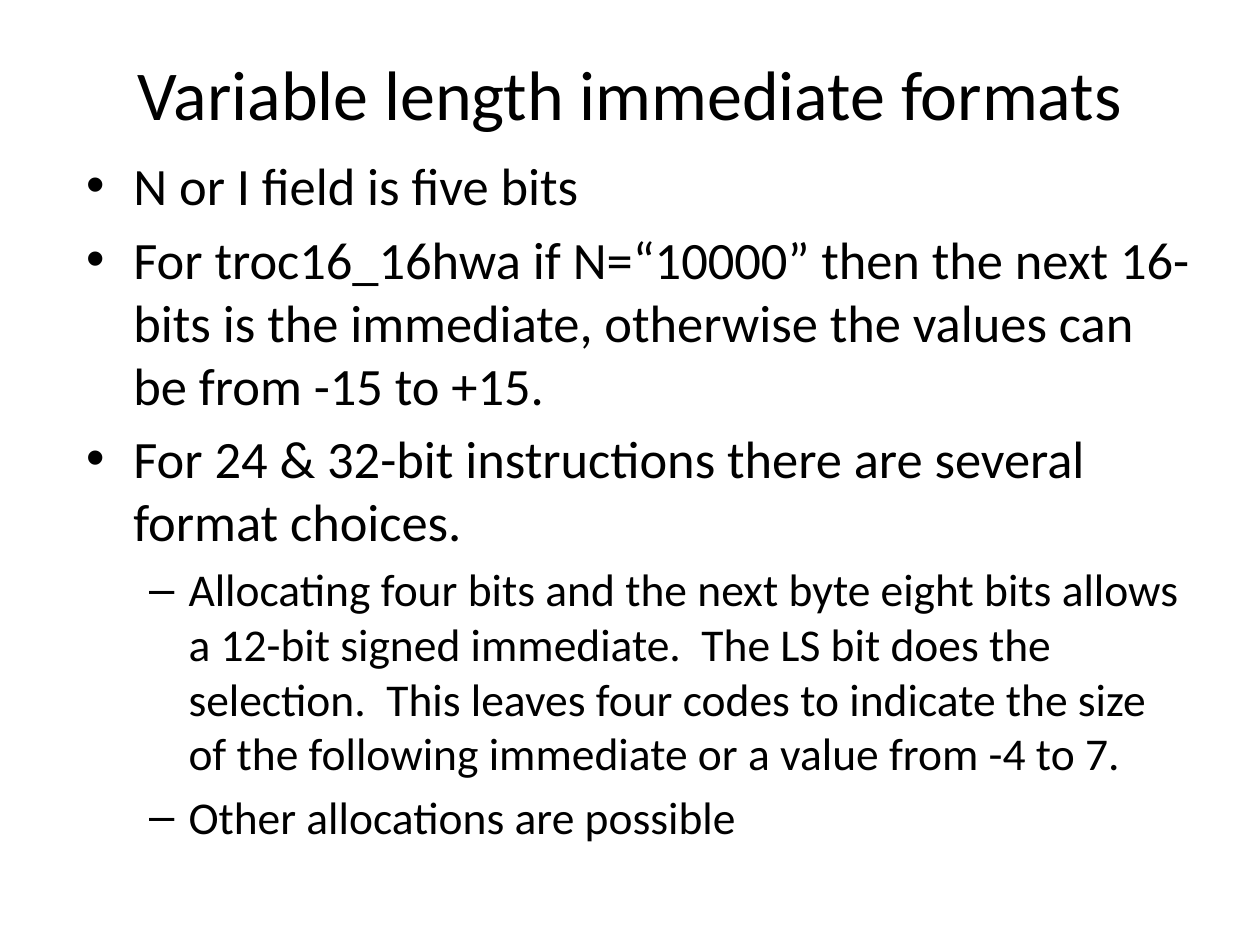
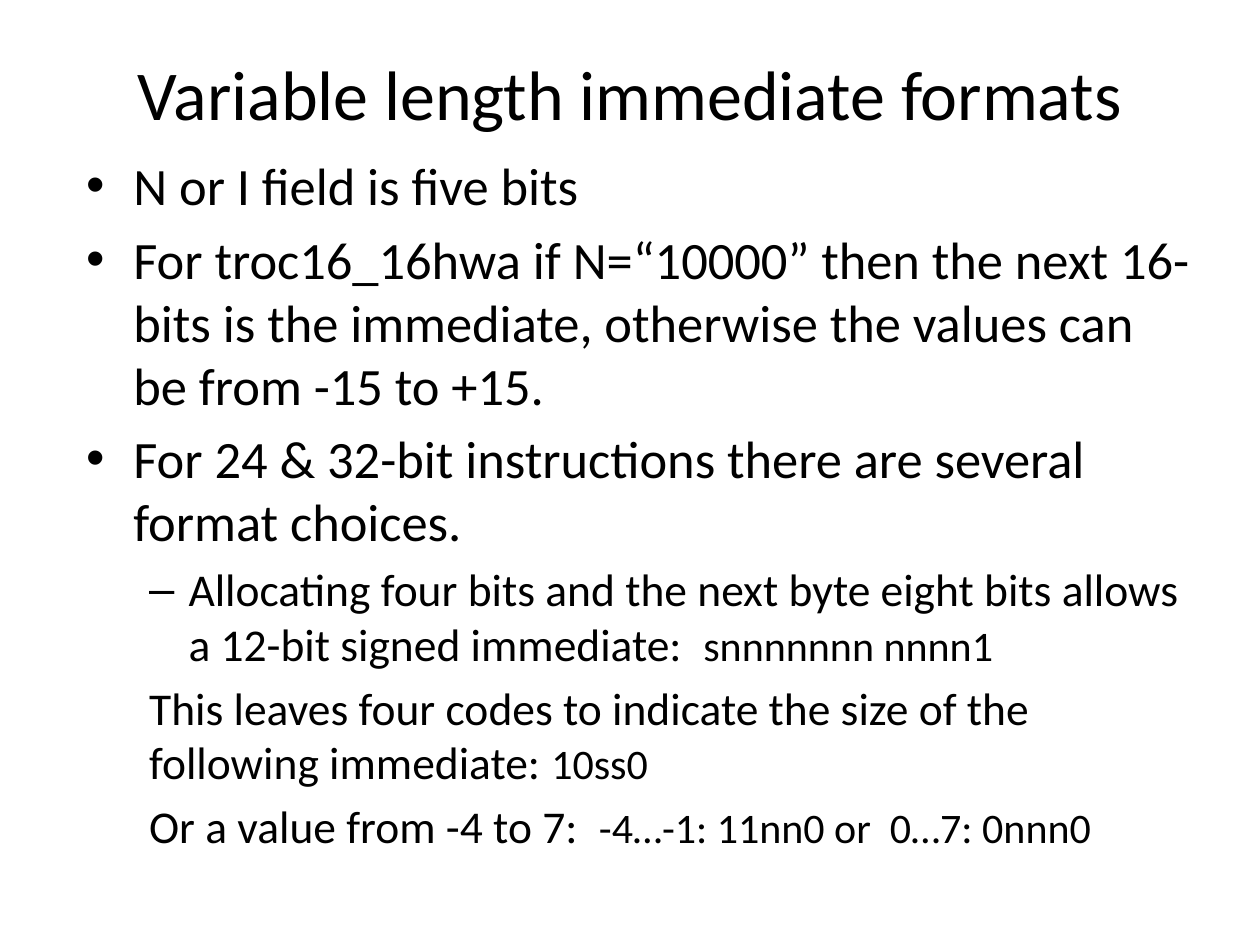
Before and after one commit to jimbrake/TROC16_16, a slide deck: slide 10 of DIY_soft-core_uP.pptx (slide 7 before the commit). Drawn at 1260x945 pixels with LibreOffice and Linux fonts; fonts in the diff are those of the drawing. Boxes give left, top, right and bottom in pixels: in the first picture for what was removed or moved away, otherwise in the second. Text is boxed around its words. In the diff, an @@ line names an element or a change of style, - is before the commit and + after.

```diff
--- a/DIY_soft-core_uP.pptx
+++ b/DIY_soft-core_uP.pptx
@@ text at (149,574,1178,844): text changed @@
-  – Allocating four bits and the next byte eight bits allows a 12-bit signed immediate. The LS bit does the selection. This leaves four codes to indicate the size of the following immediate or a value from -4 to 7.
-  – Other allocations are possible
+  – Allocating four bits and the next byte eight bits allows a 12-bit signed immediate: snnnnnnn nnnn1
+  This leaves four codes to indicate the size of the following immediate: 10ss0
+  Or a value from -4 to 7: -4…-1: 11nn0 or 0…7: 0nnn0
```
Also in this commit, not shown: 14 other slides changed, 2 slides added, 1 other file.
